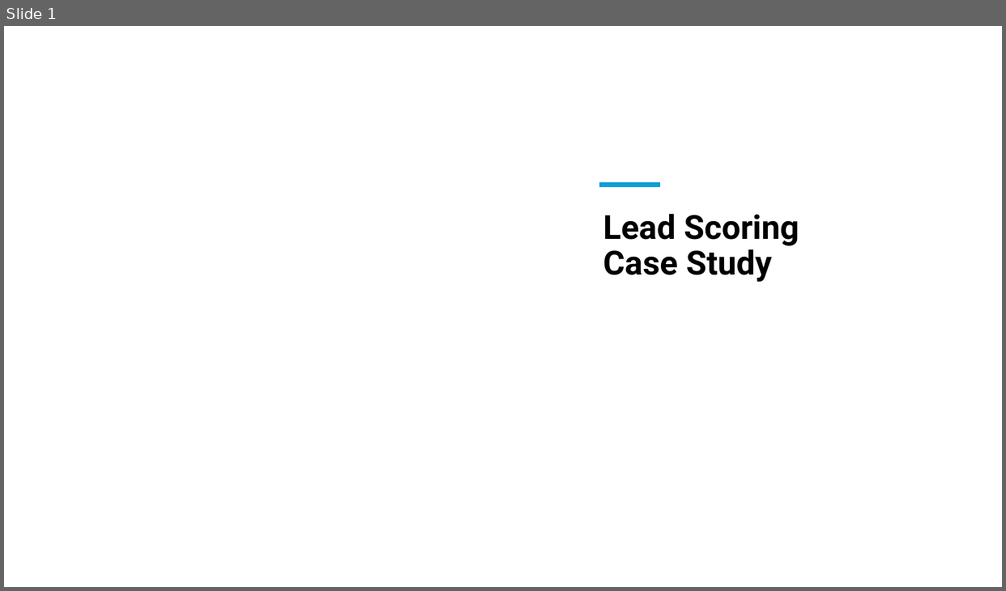
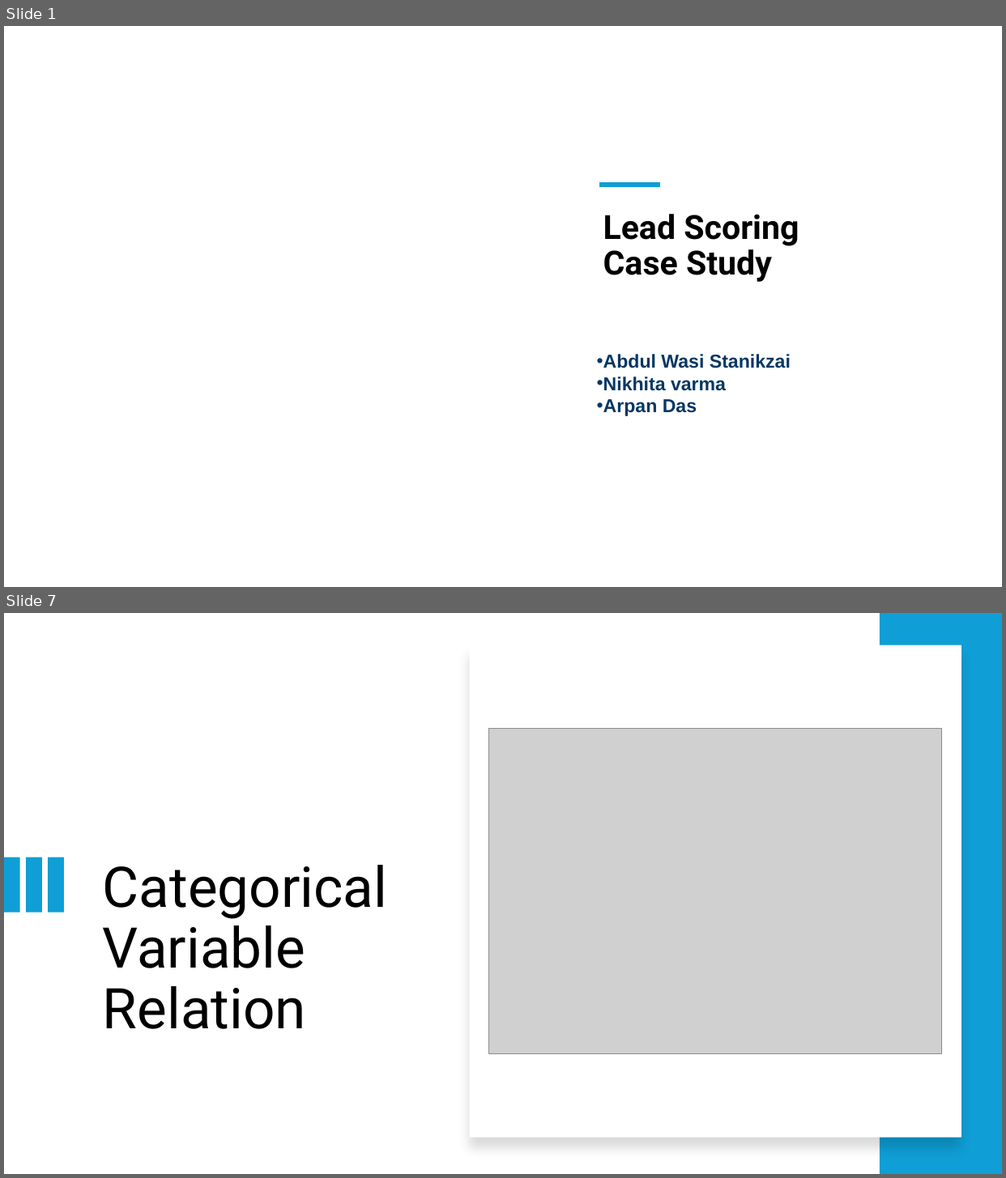
Before and after one commit to Wasistanikzai/Lead-Scoring-Case-Study, a slide deck: Presentation of Case Study.pptx. Shown one above the other, each under a label of ours: slide 1 before the commit, slides 1 and 7 after it; the slides between them are not shown. The pictures are 1006x591 and 1006x1178 pixels, drawn with LibreOffice and Linux fonts; fonts in the diff are those of the drawing; grey boxes stand for pictures; background and template pictures are left out. Boxes give left, top, right and bottom in pixels: in the first picture for what was removed or moved away, otherwise in the second. Text is boxed around its words. In the diff, an @@ line names an element or a change of style, - is before the commit and + after.

```diff
--- a/Presentation of Case Study.pptx
+++ b/Presentation of Case Study.pptx
@@ slide 7 added at <box>4,613,1002,1174</box>, background #FFFFFF @@
@@ rectangle added at <box>880,613,1002,1174</box>, fill #0F9ED5 @@
@@ rectangle added at <box>470,645,961,1138</box>, fill #FFFFFF @@
@@ picture added at <box>489,729,942,1054</box> @@
@@ rectangle added at <box>4,857,19,913</box>, fill #0F9ED5 @@
@@ rectangle added at <box>26,857,41,913</box>, fill #0F9ED5 @@
@@ rectangle added at <box>49,857,64,913</box>, fill #0F9ED5 @@
@@ title added at <box>103,865,387,1029</box>, 54 pt, text #000000 @@
+Categorical Variable Relation
@@ slide 1 changed as well @@
@@ text added at <box>603,354,791,416</box>, 18 pt, text #073763, bold @@
+• Abdul Wasi Stanikzai
+• Nikhita varma
+• Arpan Das
```
Also in this commit, not shown: 2 other slides changed, 9 other slides added, 5 slides removed, 7 other files.
